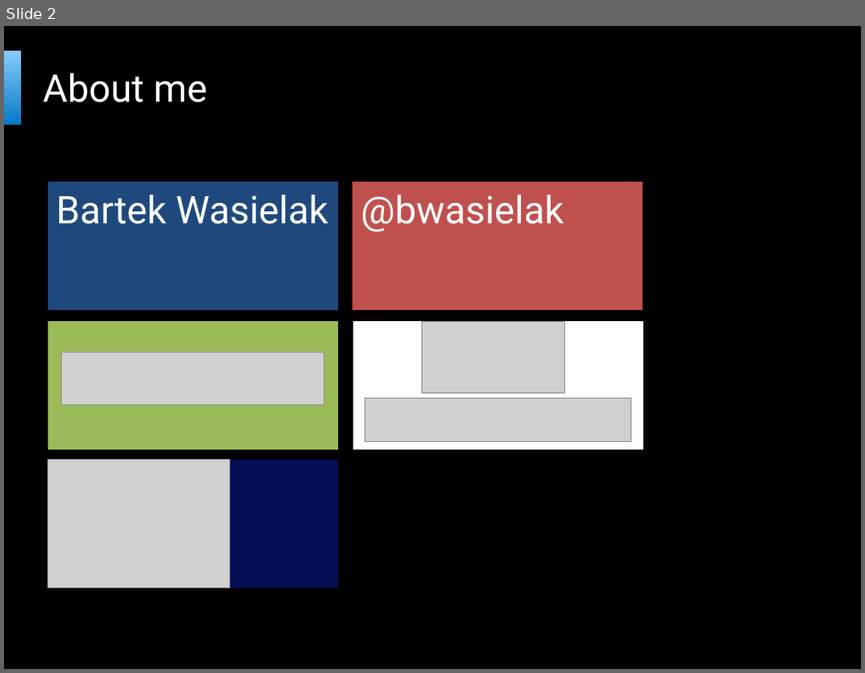
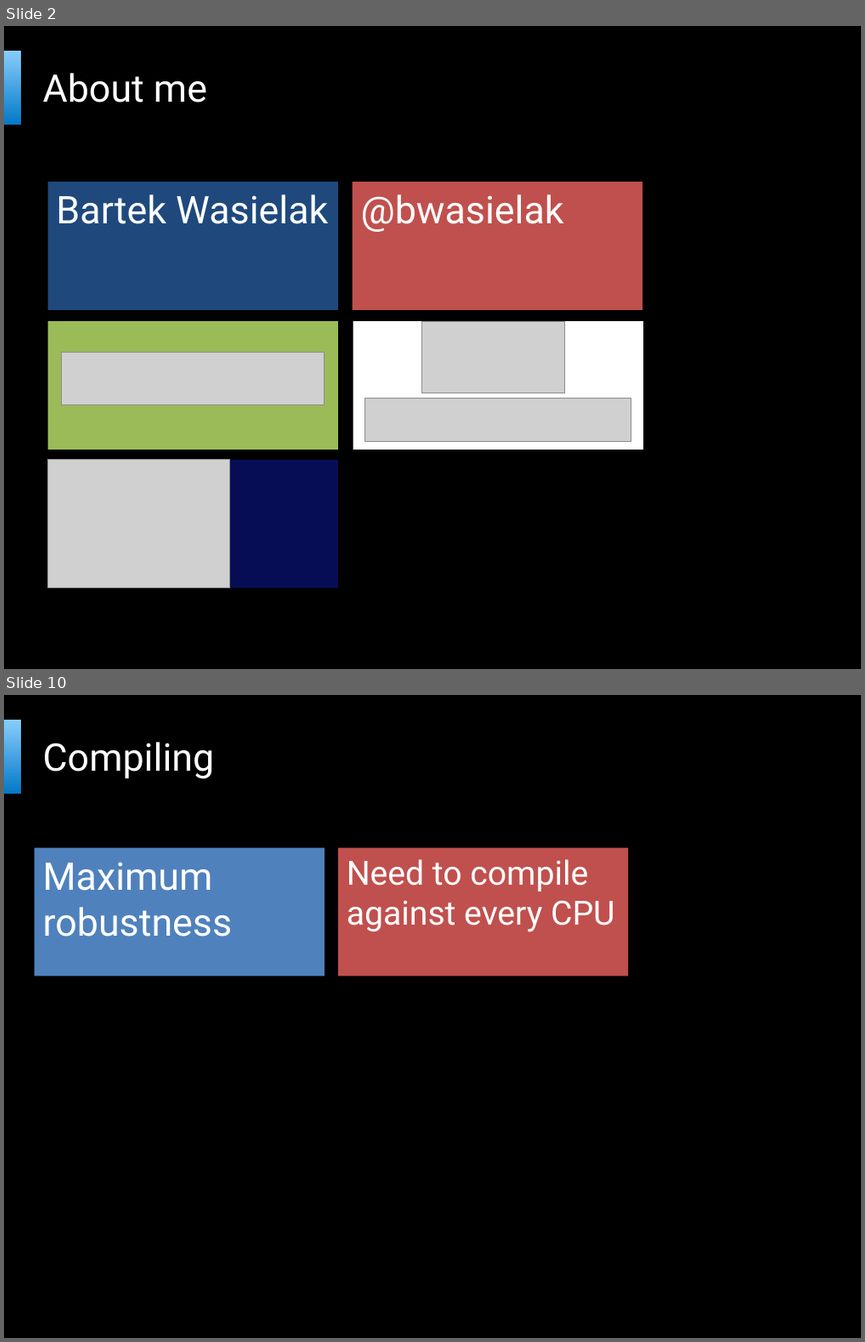
Before and after one commit to bartekwasielak/Presentation, a slide deck: Programming Made Easy.pptx. Shown one above the other, each under a label of ours: slide 2 before the commit, slides 2 and 10 after it; the slides between them are not shown. The pictures are 865x673 and 865x1342 pixels, drawn with LibreOffice and Linux fonts; fonts in the diff are those of the drawing; grey boxes stand for pictures; background and template pictures are left out. Boxes give left, top, right and bottom in pixels: in the first picture for what was removed or moved away, otherwise in the second. Text is boxed around its words. In the diff, an @@ line names an element or a change of style, - is before the commit and + after.

```diff
--- a/Programming Made Easy.pptx
+++ b/Programming Made Easy.pptx
@@ slide 10 added at (4, 695, 861, 1338), background picture (left out); not listed: 2 template elements that a slide beside it also shows @@
@@ title added at (43, 742, 215, 779), 32 pt, text #FFFFFF @@
+Compiling
@@ text added at (34, 847, 324, 976), fill #4F81BD, 32 pt, text #FFFFFF @@
+Maximum robustness
@@ text added at (338, 847, 629, 976), fill #C0504D, 28 pt, text #FFFFFF @@
+Need to compile against every CPU
```
Also in this commit, not shown: 1 slide changed, 12 other slides added.
